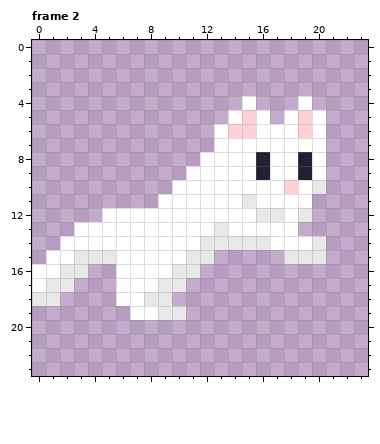
Pixel-art file: Assets/Sprites/cat/jumping/jumping.ase. Above is the file before it was changed.
24x24 pixels, 4 frames. Shown: frame 2.
And afterwards:
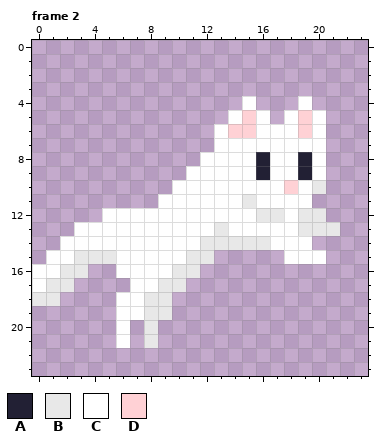
Palette (. is transparent): A #222034  B #e8e8e8  C #ffffff  D #ffd1d5
The exact change:
--- frame 2
@@ x 0..23 @@
 11 .........CCCCCCBCCCC....
-12 .....CCCCCCCCCCCBBCB....
-13 ...CCCCCCCCCCBCCCCC.....
-14 ..CCCCCCCCCCBBBBBCCCB...
-15 .CCBBBCCCCCBB.....BBB...
+12 .....CCCCCCCCCCCBBCBB...
+13 ...CCCCCCCCCCBCCCCCBBB..
+14 ..CCCCCCCCCCBBBBBCCC....
+15 .CCBBBCCCCCBB.....CCC...
 16 CCBB..CCCCBB............
-17 CBB...CCCBB.............
+17 CBB....CCBB.............
 18 BB....CCBB..............
-19 .......CCBB.............
-20 ........................
-21 ........................
+19 ......CCBB..............
+20 ......C.B...............
+21 ......C.B...............
 22 ........................
Changed places in both pictures, as pixel boxes (x1, y1, x2, y2):
changed: (284, 208, 340, 264)
changed: (116, 278, 186, 348)
